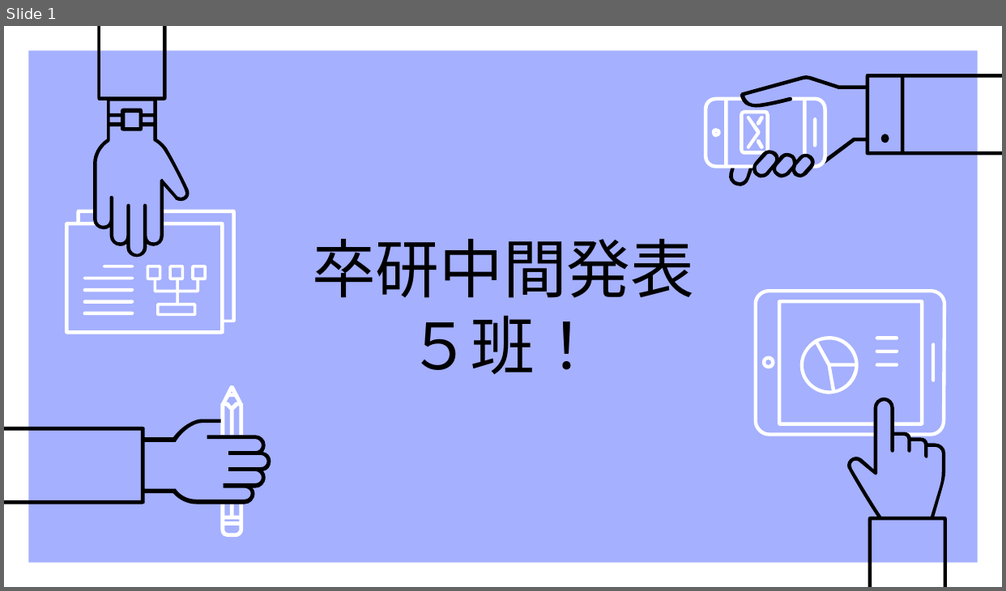
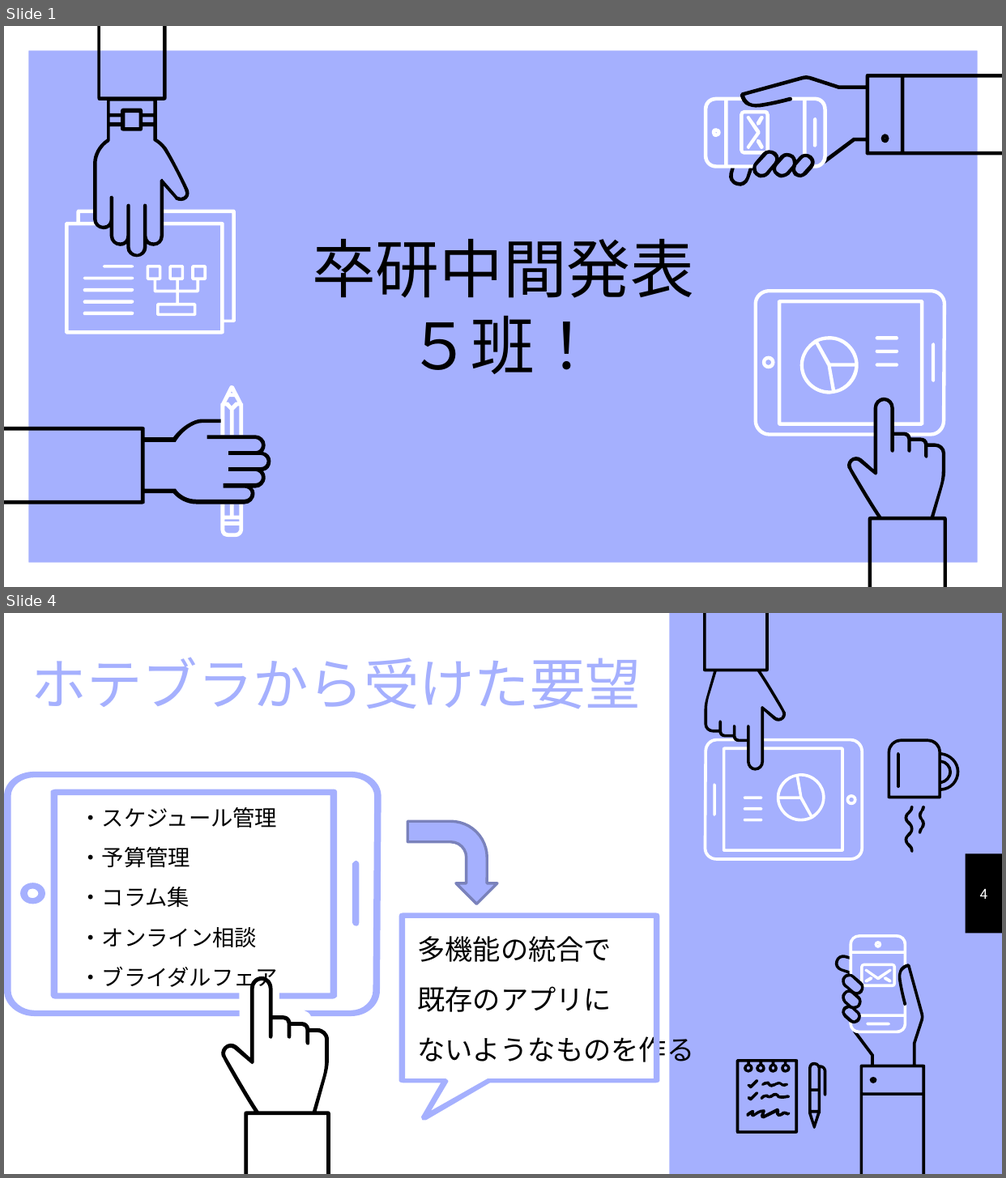
Before and after one commit to yusuke29/GR, a slide deck: 中間発表パワポ.pptx. Shown one above the other, each under a label of ours: slide 1 before the commit, slides 1 and 4 after it; the slides between them are not shown. The pictures are 1006x591 and 1006x1178 pixels, drawn with LibreOffice and Linux fonts; fonts in the diff are those of the drawing. Boxes give left, top, right and bottom in pixels: in the first picture for what was removed or moved away, otherwise in the second. Text is boxed around its words. In the diff, an @@ line names an element or a change of style, - is before the commit and + after.

```diff
--- a/中間発表パワポ.pptx
+++ b/中間発表パワポ.pptx
@@ slide 4 added at [4, 613, 1002, 1174], background #A5B0FE @@
@@ rectangle added at [4, 613, 670, 1174], fill #FFFFFF @@
@@ group added at [704, 613, 959, 862]: 13 freeform shapes @@
@@ text added at [32, 658, 641, 709], 40 pt, text #A5B0FE @@
+ホテブラから受けた要望
@@ freeform shape added at [4, 772, 381, 1016], fill #A5B0FE @@
@@ freeform shape added at [51, 790, 337, 999], fill #A5B0FE @@
@@ text added at [80, 807, 278, 992], 16 pt, text #000000 @@
+・スケジュール管理
+・予算管理
+・コラム集
+・オンライン相談
+・ブライダルフェア
@@ bent arrow added at [407, 821, 497, 904], fill #A5B0FE, outline #7A82BC 2 pt @@
@@ rectangle added at [965, 854, 1002, 935], fill #000000 @@
@@ freeform shape added at [352, 861, 360, 926], fill #A5B0FE @@
@@ freeform shape added at [20, 883, 45, 904], fill #A5B0FE @@
@@ page number added at [980, 888, 988, 899], 10 pt, text #FFFFFF @@
+4
@@ freeform shape added at [399, 914, 659, 1121], fill #A5B0FE @@
@@ text added at [417, 936, 694, 1067], 20 pt, text #000000 @@
+多機能の統合で
+既存のアプリに
+ないようなものを作る
@@ freeform shape added at [220, 976, 330, 1174], fill #000000 @@
@@ group added at [736, 935, 925, 1174]: 18 freeform shapes @@
```
Also in this commit, not shown: 10 slides changed, 10 other slides added, 2 slides removed.
